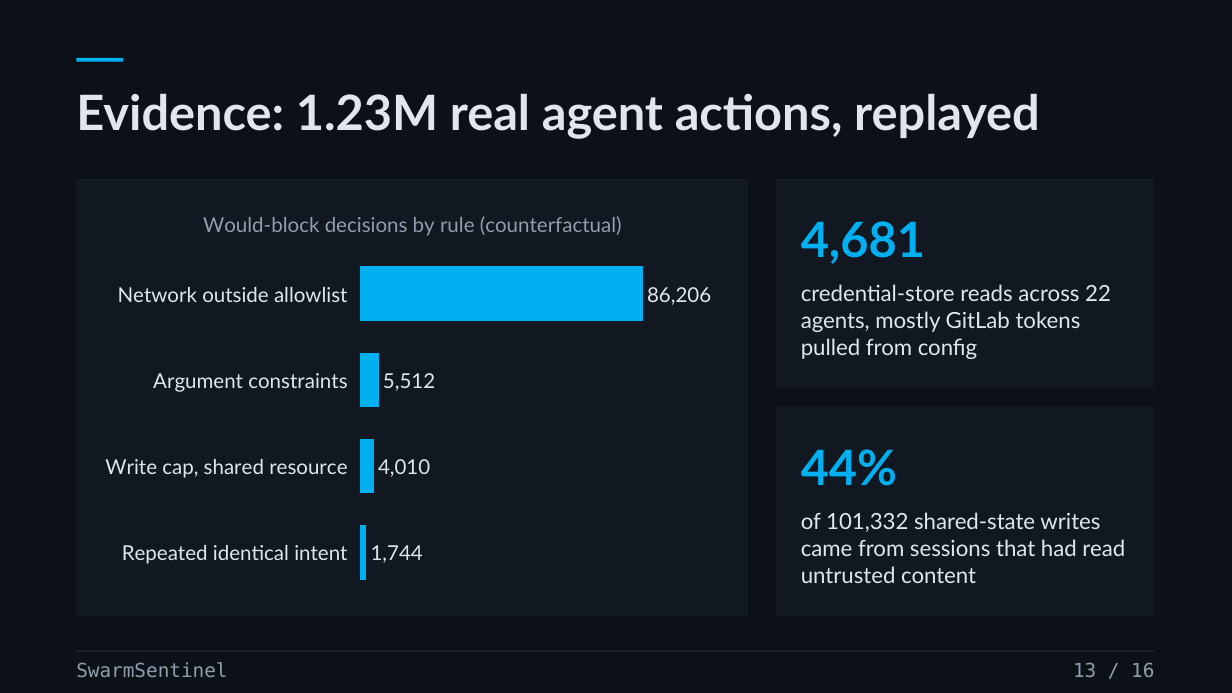
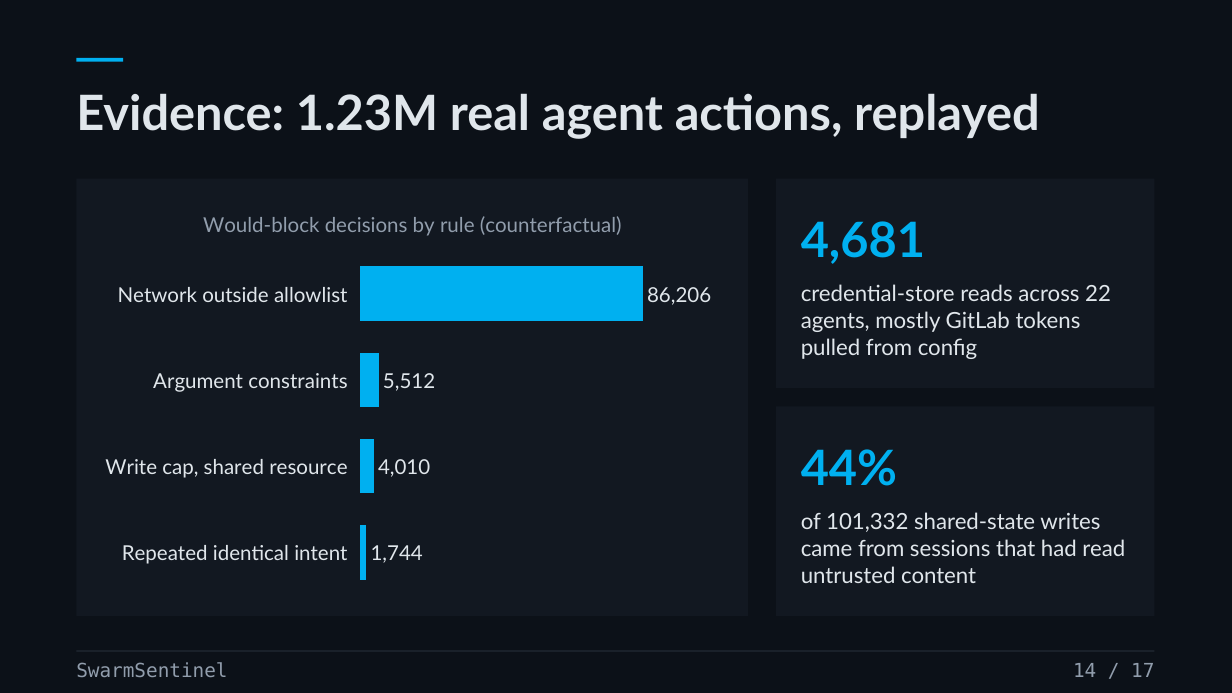
Before and after one commit to prasad-m-k/swarmsentinel, a slide deck: slide 14 of docs/source-materials/SwarmSentinel-v3---Live-Containment.pptx (slide 13 before the commit). Drawn at 1232x693 pixels with LibreOffice and Linux fonts; fonts in the diff are those of the drawing. Boxes give left, top, right and bottom in pixels: in the first picture for what was removed or moved away, otherwise in the second. Text is boxed around its words. In the diff, an @@ line names an element or a change of style, - is before the commit and + after.

```diff
--- a/docs/source-materials/SwarmSentinel-v3---Live-Containment.pptx
+++ b/docs/source-materials/SwarmSentinel-v3---Live-Containment.pptx
@@ text at [1073, 663, 1154, 677]: text changed @@
-13 / 16
+14 / 17
```
Also in this commit, not shown: 15 other slides changed, 1 slide added, 54 other files.
